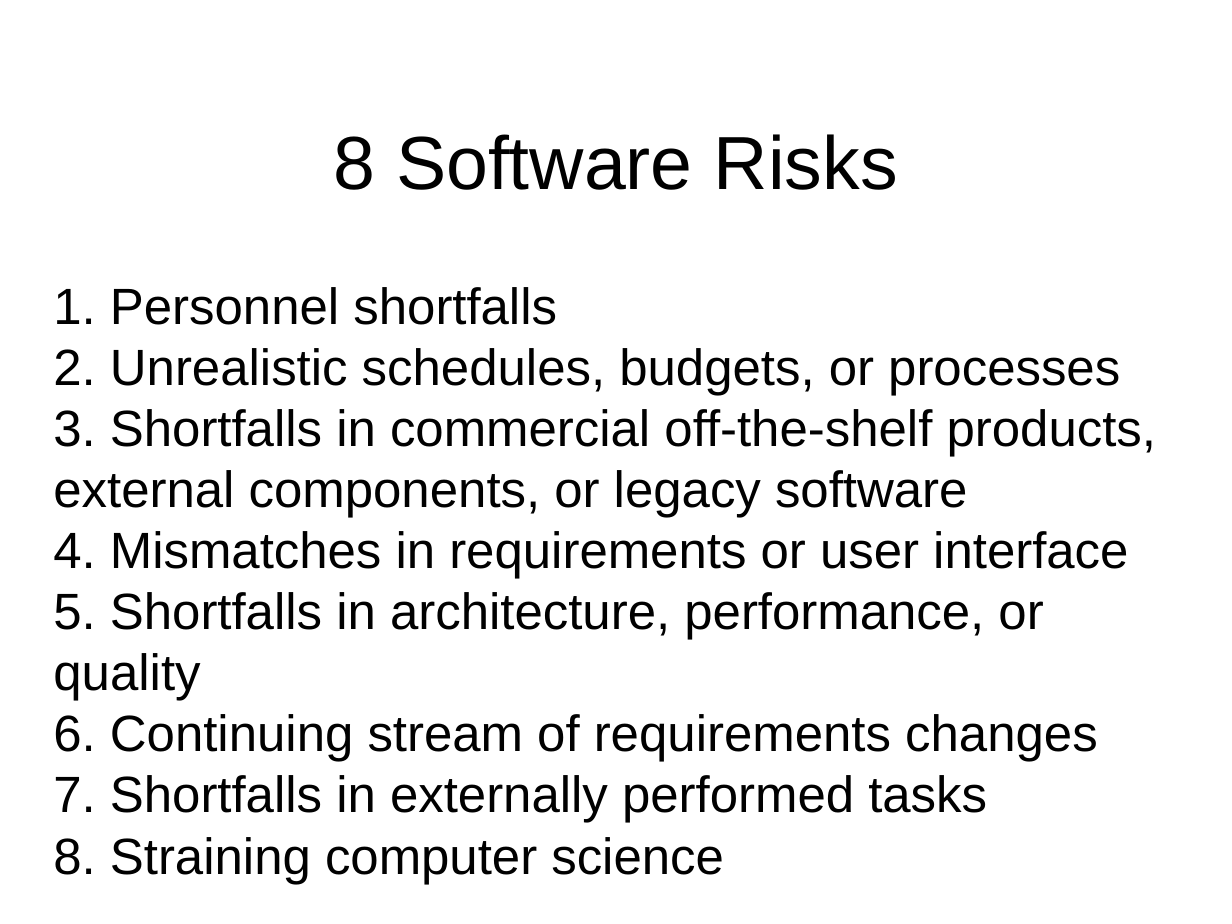
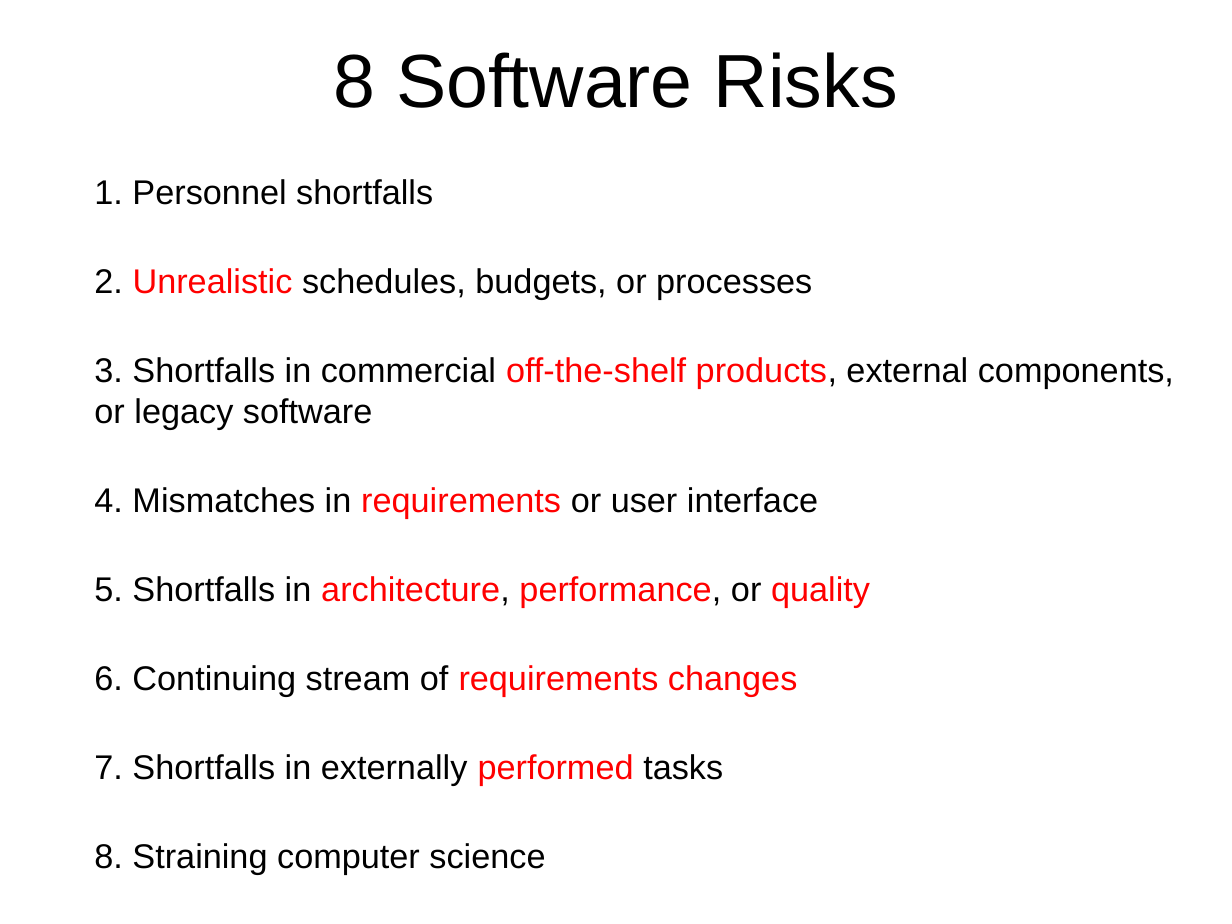
Before and after one commit to octaviordz/zjnu2017.github.io, a slide deck: slide 53 of OOAD/lectures/090--Pragmatics.pptx (slide 47 before the commit). Drawn at 1232x924 pixels with LibreOffice and Linux fonts; fonts in the diff are those of the drawing. Boxes give left, top, right and bottom in pixels: in the first picture for what was removed or moved away, otherwise in the second. Text is boxed around its words. In the diff, an @@ line names an element or a change of style, - is before the commit and + after.

```diff
--- a/OOAD/lectures/090--Pragmatics.pptx
+++ b/OOAD/lectures/090--Pragmatics.pptx
@@ title "8 Software Risks": place and size @@
-title "8 Software Risks" at bbox=[333, 134, 898, 190]
+title "8 Software Risks" at bbox=[333, 52, 898, 108]
@@ text at bbox=[94, 179, 1174, 875]: text changed; size 29.8 to 20 pt @@
-1. Personnel shortfalls
-2. Unrealistic schedules, budgets, or processes
-3. Shortfalls in commercial off-the-shelf products, external components, or legacy software
-4. Mismatches in requirements or user interface
-5. Shortfalls in architecture, performance, or quality
-6. Continuing stream of requirements changes
-7. Shortfalls in externally performed tasks
-8. Straining computer science
+1. Personnel shortfalls
+2. Unrealistic schedules, budgets, or processes
+3. Shortfalls in commercial off-the-shelf products, external components, or legacy software
+4. Mismatches in requirements or user interface
+5. Shortfalls in architecture, performance, or quality
+6. Continuing stream of requirements changes
+7. Shortfalls in externally performed tasks
+8. Straining computer science
```
Also in this commit, not shown: 4 other slides changed, 6 slides added, 1 other file.
